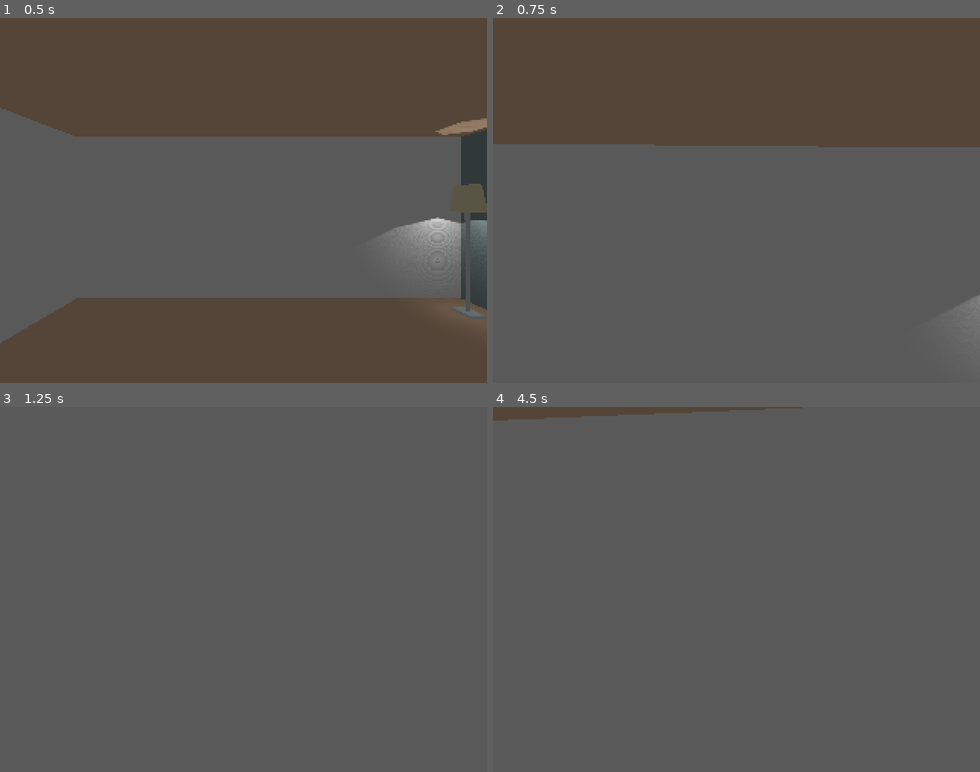
Above: before the commit, frames 1-4 (two rows, left to right).
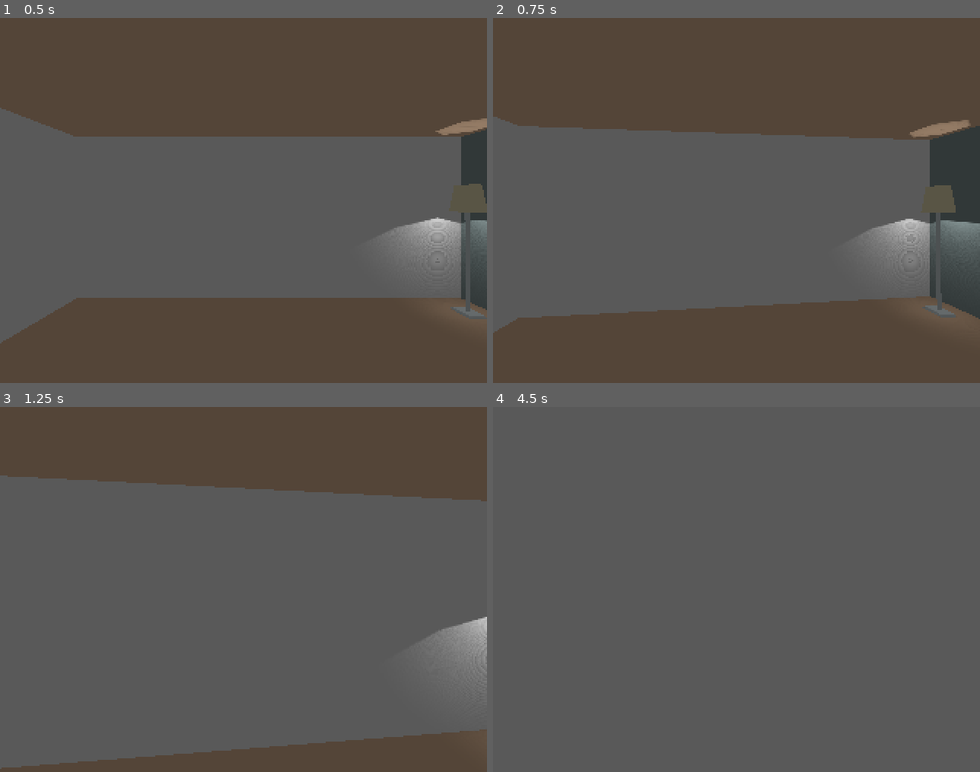
Above: after the commit, the same moments.

Repository: nuzcraft/mildly_haunted
Game: Godot game, scene res://Shed.tscn
Same seed, same stepped clock (60 frames per second), same inputs: the game is played once before the commit and once after it.
Inputs (mouse positions are in pixels of both pictures, inside the frame that each line leads up to):
- Up to frame 1 (0.5 s): no input
- Up to frame 2 (0.75 s): tap Enter at 0.5 s; move the mouse to (760, 200) at 0.52 s; hold W (move_forward) from 0.53 s (still down); tap Space (jump) at 0.6 s
- Up to frame 3 (1.25 s): keep holding W (move_forward); tap Space (jump) at 0.77, 1.07 s
- Up to frame 4 (4.5 s): keep holding W (move_forward); move the mouse to (712, 589) at 1.27 s; tap Space (jump) at 1.35, 1.52, 1.82, 2.1, 2.85, 3.02, 3.32, 3.5, 3.6, 3.77, 4.07, 4.35 s; move the mouse to (746, 582) at 2.02 s; move the mouse to (731, 596) at 2.77 s; move the mouse to (775, 593) at 3.52 s; move the mouse to (697, 585) at 4.27 s

Frame 1 is identical in both runs. In frame 2, 28% of the frame differs, in the area x 0-100%, y 27-100%; in frame 3, 30%, in the area x 0-100%, y 0-100%; in frame 4, 1.2%.

Commit message:
updated player script

Diff:
--- a/Shed.tscn
+++ b/Shed.tscn
@@ -2,12 +2,12 @@
 
 [ext_resource path="res://collision_models/floorFull.tscn" type="PackedScene" id=1]
 [ext_resource path="res://collision_models/lampRoundFloor.tscn" type="PackedScene" id=2]
-[ext_resource path="res://FPS.tscn" type="PackedScene" id=6]
+[ext_resource path="res://player.tscn" type="PackedScene" id=6]
 [ext_resource path="res://collision_models/wall.tscn" type="PackedScene" id=7]
 
 [node name="Shed" type="Spatial"]
 
-[node name="FPS" parent="." instance=ExtResource( 6 )]
+[node name="player" parent="." instance=ExtResource( 6 )]
 transform = Transform( 1, 0, 0, 0, 1, 0, 0, 0, 1, 1.28048, 0.55, -1.59494 )
 
 [node name="wall" parent="." instance=ExtResource( 7 )]
--- a/FPS.gd
+++ b/player.gd
@@ -1,14 +1,14 @@
 extends KinematicBody
 
-var speed = 7
-const ACCEL_DEFAULT = 7
-const ACCEL_AIR = 1
+export(float) var speed = 7
+export(int) var ACCEL_DEFAULT = 7
+export(int) var ACCEL_AIR = 1
 onready var accel = ACCEL_DEFAULT
-var gravity = 9.8
-var jump = 5
+export(float) var gravity = 9.8
+export(int) var jump = 5
 
-var cam_accel = 40
-var mouse_sense = 0.1
+export(int) var cam_accel = 40
+export(float) var mouse_sense = 0.1
 var snap
 
 var direction = Vector3()
@@ -59,9 +59,9 @@
 		accel = ACCEL_AIR
 		gravity_vec += Vector3.DOWN * gravity * delta
 
-	if Input.is_action_just_pressed("jump") and is_on_floor():
-		snap = Vector3.ZERO
-		gravity_vec = Vector3.UP * jump
+#	if Input.is_action_just_pressed("jump") and is_on_floor():
+#		snap = Vector3.ZERO
+#		gravity_vec = Vector3.UP * jump
 
 	#make it move
 	velocity = velocity.linear_interpolate(direction * speed, accel * delta)
--- a/FPS.tscn
+++ b/player.tscn
@@ -1,6 +1,6 @@
 [gd_scene load_steps=5 format=2]
 
-[ext_resource path="res://FPS.gd" type="Script" id=1]
+[ext_resource path="res://player.gd" type="Script" id=1]
 
 [sub_resource type="CapsuleShape" id=1]
 radius = 0.5
@@ -12,9 +12,12 @@
 ambient_light_color = Color( 1, 1, 1, 1 )
 ambient_light_energy = 0.1
 
-[node name="FPS" type="KinematicBody"]
+[node name="player" type="KinematicBody"]
 collision_layer = 2
 script = ExtResource( 1 )
+speed = 1.0
+cam_accel = 20
+mouse_sense = 0.3
 
 [node name="CollisionShape" type="CollisionShape" parent="."]
 transform = Transform( 0.5, 0, 0, 0, -2.18557e-08, -0.5, 0, 0.5, -2.18557e-08, 0, 0, 0 )
